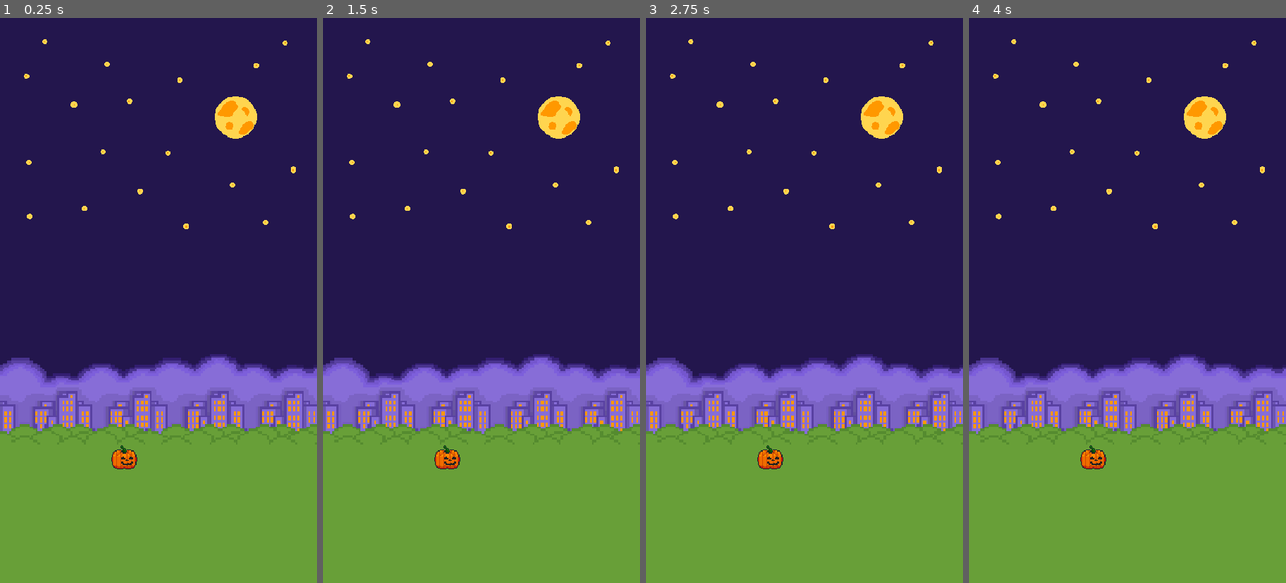
Above: before the commit, frames 1-4 (left to right).
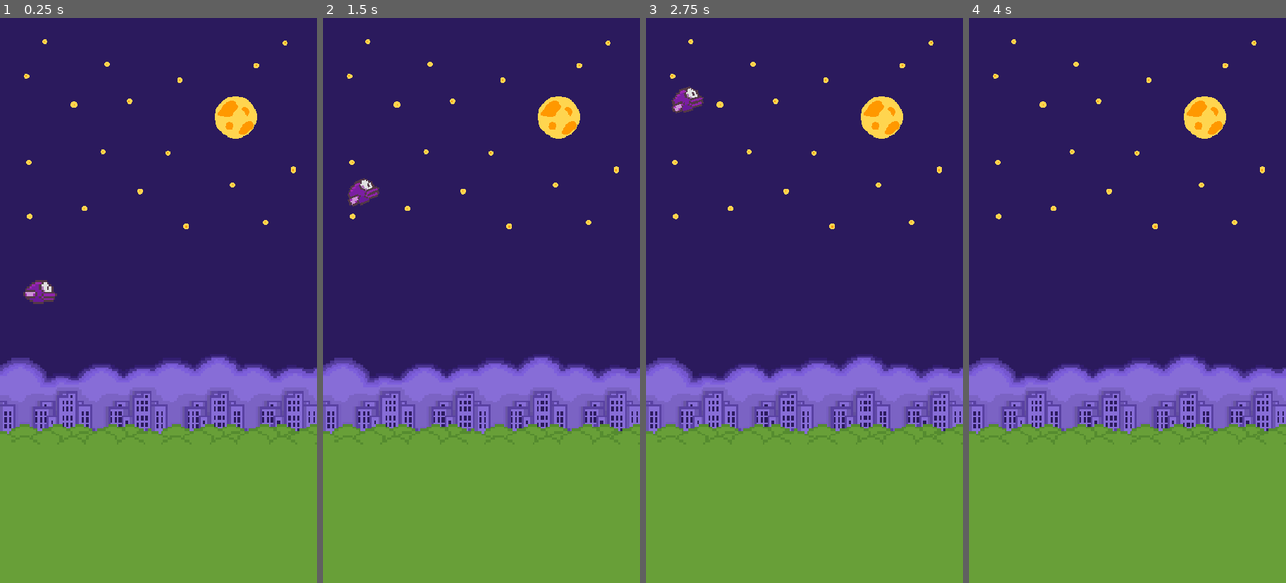
Above: after the commit, the same moments.

Repository: notreally0/Blackout
Game: Godot game, scene res://Scene/game.tscn
Two runs of this game, one before a commit and one after it. Both use one fixed random seed, a clock stepped at 60 frames per second and the inputs below.
Inputs (mouse positions are in pixels of both pictures, inside the frame that each line leads up to):
- Up to frame 1 (0.25 s): no input
- Up to frame 2 (1.5 s): tap Enter at 0.5 s; move the mouse to (551, 272) at 0.52 s; hold Right 0.53-1.28 s; click (551, 272) at 0.6 s; click (551, 272) at 0.77 s; click (551, 272) at 1.07 s; move the mouse to (418, 328) at 1.27 s; hold Down from 1.28 s (still down); tap Alt at 1.35 s
- Up to frame 3 (2.75 s): click (741, 328) at 1.52 s; click (741, 328) at 1.55 s; click (741, 328) at 1.82 s; move the mouse to (836, 176) at 2.02 s; release Down at 2.03 s; hold Right from 2.03 s (still down); tap Shift at 2.1 s; click (836, 176) at 2.3 s
- Up to frame 4 (4 s): move the mouse to (1111, 413) at 2.77 s; release Right at 2.78 s; hold Up 2.78-3.53 s; click (1111, 413) at 2.85 s; click (1111, 413) at 3.02 s; click (1111, 413) at 3.32 s; move the mouse to (1222, 385) at 3.52 s; hold Left from 3.53 s (still down); tap Alt at 3.6 s; click (1222, 385) at 3.77 s; click (1222, 385) at 3.8 s

The runs differ from the first frame. In frame 1, 1.2% of the frame differs, in the area x 1-100%, y 46-80%; in frame 2, 1.2%, in the area x 1-100%, y 28-80%; in frame 3, 1.2%; in frame 4, 0.9%.

Commit message:
created the game scene and player scene also scripted the player script

Diff:
--- a/Scene/game.tscn
+++ b/Scene/game.tscn
@@ -10,4 +10,4 @@
 texture = ExtResource("2_w51g1")
 
 [node name="player" parent="." unique_id=208787570 instance=ExtResource("2_4jv7b")]
-position = Vector2(188, 664)
+position = Vector2(61, 413)
--- a/Scene/player.tscn
+++ b/Scene/player.tscn
@@ -1,21 +1,87 @@
 [gd_scene format=3 uid="uid://bgp40gpqnqei"]
 
-[ext_resource type="Script" uid="uid://cdwrta2p8eyg3" path="res://player.gd" id="1_y8w33"]
-[ext_resource type="Texture2D" uid="uid://bld6uvhb465oq" path="res://Assets/Texture/Pumpkin.png" id="2_xa75v"]
+[ext_resource type="Script" uid="uid://bjvxqn1fh85vl" path="res://player.gd" id="1_y8w33"]
+[ext_resource type="Texture2D" uid="uid://b3quciaa3l8tw" path="res://Assets/Texture/bird.png" id="2_y8w33"]
 
-[sub_resource type="CapsuleShape2D" id="CapsuleShape2D_w51g1"]
-radius = 16.0
-height = 42.0
+[sub_resource type="Animation" id="Animation_y8w33"]
+resource_name = "Idle"
+length = 0.8
+loop_mode = 1
+tracks/0/type = "value"
+tracks/0/imported = false
+tracks/0/enabled = true
+tracks/0/path = NodePath("Sprite2D:frame")
+tracks/0/interp = 1
+tracks/0/loop_wrap = true
+tracks/0/keys = {
+"times": PackedFloat32Array(0.0009999999, 0.1, 0.2, 0.3, 0.40100002, 0.5, 0.6, 0.70000005),
+"transitions": PackedFloat32Array(1, 1, 1, 1, 1, 1, 1, 1),
+"update": 1,
+"values": [1, 2, 1, 0, 1, 2, 1, 0]
+}
+tracks/1/type = "value"
+tracks/1/imported = false
+tracks/1/enabled = true
+tracks/1/path = NodePath("Sprite2D:position")
+tracks/1/interp = 1
+tracks/1/loop_wrap = true
+tracks/1/keys = {
+"times": PackedFloat32Array(0, 0.4008677),
+"transitions": PackedFloat32Array(1, 1),
+"update": 0,
+"values": [Vector2(0, -5), Vector2(0, 5)]
+}
+
+[sub_resource type="Animation" id="Animation_xa75v"]
+length = 0.001
+tracks/0/type = "value"
+tracks/0/imported = false
+tracks/0/enabled = true
+tracks/0/path = NodePath("Sprite2D:frame")
+tracks/0/interp = 1
+tracks/0/loop_wrap = true
+tracks/0/keys = {
+"times": PackedFloat32Array(0),
+"transitions": PackedFloat32Array(1),
+"update": 1,
+"values": [1]
+}
+tracks/1/type = "value"
+tracks/1/imported = false
+tracks/1/enabled = true
+tracks/1/path = NodePath("Sprite2D:position")
+tracks/1/interp = 1
+tracks/1/loop_wrap = true
+tracks/1/keys = {
+"times": PackedFloat32Array(0),
+"transitions": PackedFloat32Array(1),
+"update": 0,
+"values": [Vector2(0, -5)]
+}
+
+[sub_resource type="AnimationLibrary" id="AnimationLibrary_xa75v"]
+_data = {
+&"Idle": SubResource("Animation_y8w33"),
+&"RESET": SubResource("Animation_xa75v")
+}
+
+[sub_resource type="CircleShape2D" id="CircleShape2D_y8w33"]
+radius = 19.0
 
 [node name="player" type="RigidBody2D" unique_id=208787570]
 gravity_scale = 0.0
 script = ExtResource("1_y8w33")
 
-[node name="Sprite2D" type="Sprite2D" parent="." unique_id=1825310514]
-scale = Vector2(1.4375, 1.4062499)
-texture = ExtResource("2_xa75v")
+[node name="AnimationPlayer" type="AnimationPlayer" parent="." unique_id=919888501]
+libraries/ = SubResource("AnimationLibrary_xa75v")
+autoplay = &"Idle"
+
+[node name="Sprite2D" type="Sprite2D" parent="." unique_id=473244202]
+position = Vector2(0, -5)
+texture = ExtResource("2_y8w33")
+hframes = 3
+frame = 1
 
 [node name="CollisionShape2D" type="CollisionShape2D" parent="." unique_id=911997690]
-position = Vector2(0, 2)
 rotation = 1.5707964
-shape = SubResource("CapsuleShape2D_w51g1")
+shape = SubResource("CircleShape2D_y8w33")
--- /dev/null
+++ b/player.gd
@@ -0,0 +1,30 @@
+extends RigidBody2D
+
+@onready var animation_player: AnimationPlayer = $AnimationPlayer
+
+var started := false
+
+func _physics_process(_delta: float) -> void:
+	if Input.is_action_just_pressed("flap"):
+		if !started:
+			start_game()
+		flap()
+
+	if rotation_degrees <= -30.0:
+		rotation_degrees = -30.0
+		angular_velocity = 0.0
+
+	if linear_velocity.y > 0.0:
+		if rotation_degrees < 90.0:
+			angular_velocity = 5.0
+		else:
+			angular_velocity = 0.0
+
+func start_game() -> void:
+	started = true
+	gravity_scale = 1.0
+
+func flap() -> void:
+	linear_velocity.y = -340.0
+	angular_velocity = -8.0
+	animation_player.play("Idle")
--- a/project.godot
+++ b/project.godot
@@ -33,6 +33,14 @@
 "res://Scripts/": "blue"
 }
 
+[input]
+
+flap={
+"deadzone": 0.2,
+"events": [Object(InputEventMouseButton,"resource_local_to_scene":false,"resource_name":"","device":-1,"window_id":0,"alt_pressed":false,"shift_pressed":false,"ctrl_pressed":false,"meta_pressed":false,"button_mask":0,"position":Vector2(0, 0),"global_position":Vector2(0, 0),"factor":1.0,"button_index":1,"canceled":false,"pressed":false,"double_click":false,"script":null)
+]
+}
+
 [physics]
 
 3d/physics_engine="Jolt Physics"
Binary file added: Assets/Texture/Ghost.png
Not shown, added: Assets/Texture/Ghost.png.import
Binary file changed: Assets/Texture/background-Recovered.png
Binary file added: Assets/Texture/bird.png
Not shown, added: Assets/Texture/bird.png.import
Not shown, added: player.gd.uid
